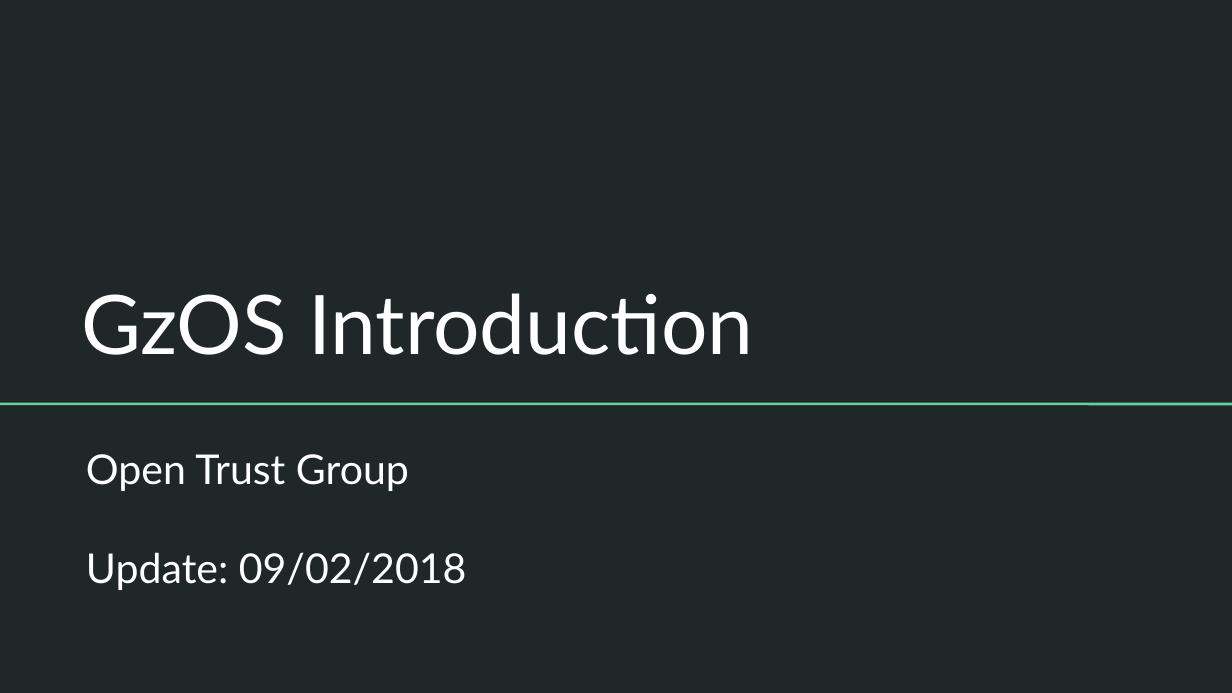
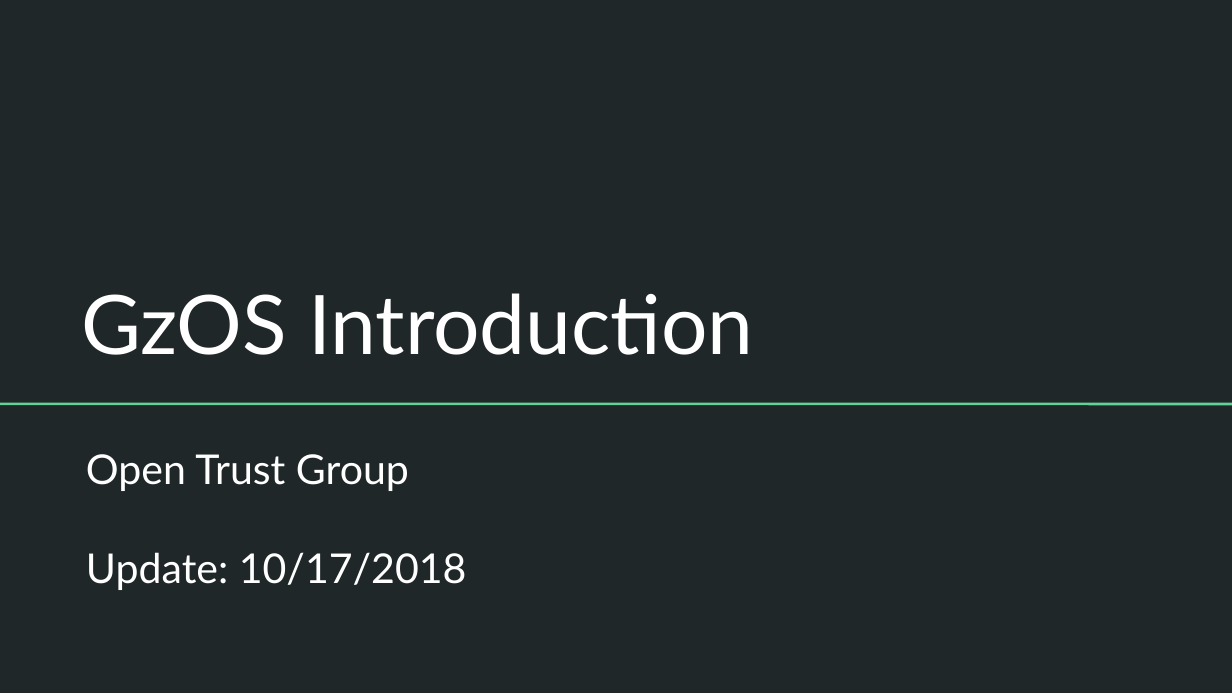
Before and after one commit to OpenTrustGroup/docs, a slide deck: slide 1 of gzos/gzos_intro.odp. Drawn at 1232x693 pixels with LibreOffice and Linux fonts; fonts in the diff are those of the drawing. Boxes give left, top, right and bottom in pixels: in the first picture for what was removed or moved away, otherwise in the second. Text is boxed around its words. In the diff, an @@ line names an element or a change of style, - is before the commit and + after.

```diff
--- a/gzos/gzos_intro.odp
+++ b/gzos/gzos_intro.odp
@@ subtitle at box(86, 552, 467, 590): text changed @@
-Update: 09/02/2018
+Update: 10/17/2018
```
Also in this commit, not shown: 5 other slides changed, 3 slides added, 1 slide removed, 2 other files.
